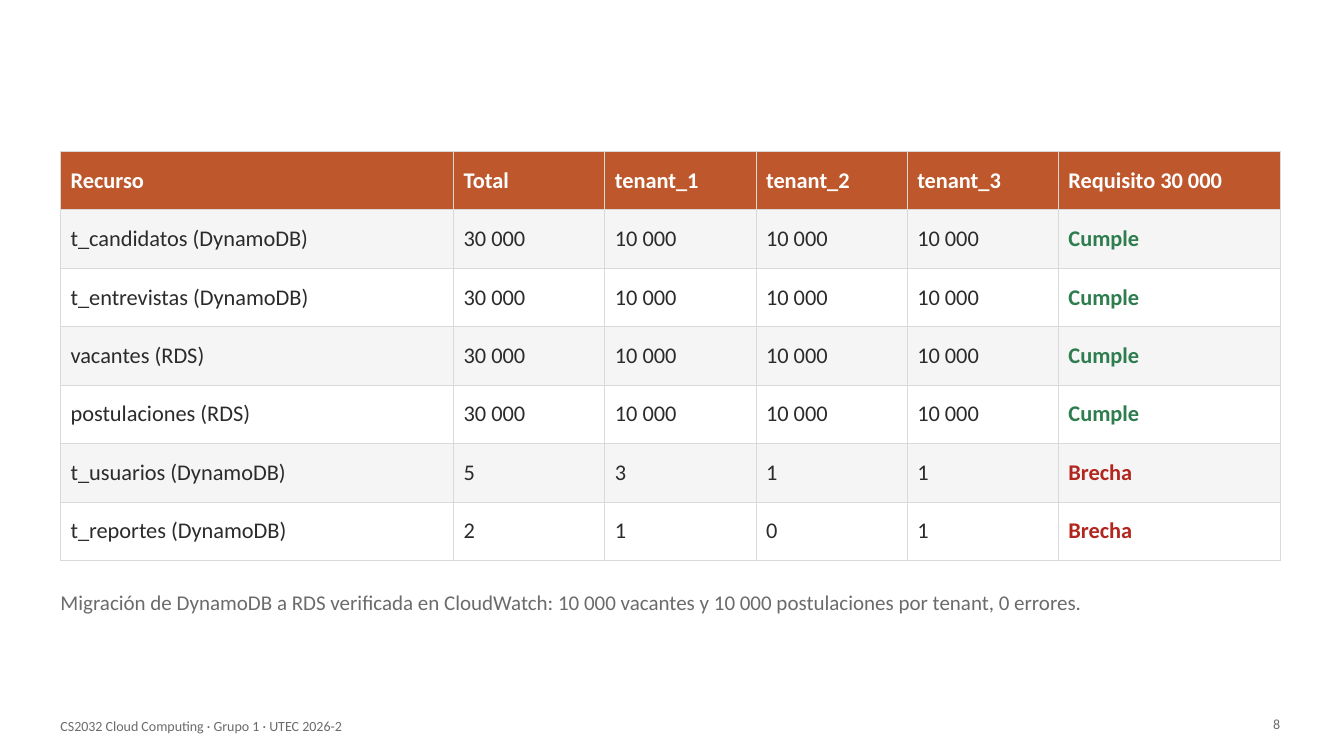
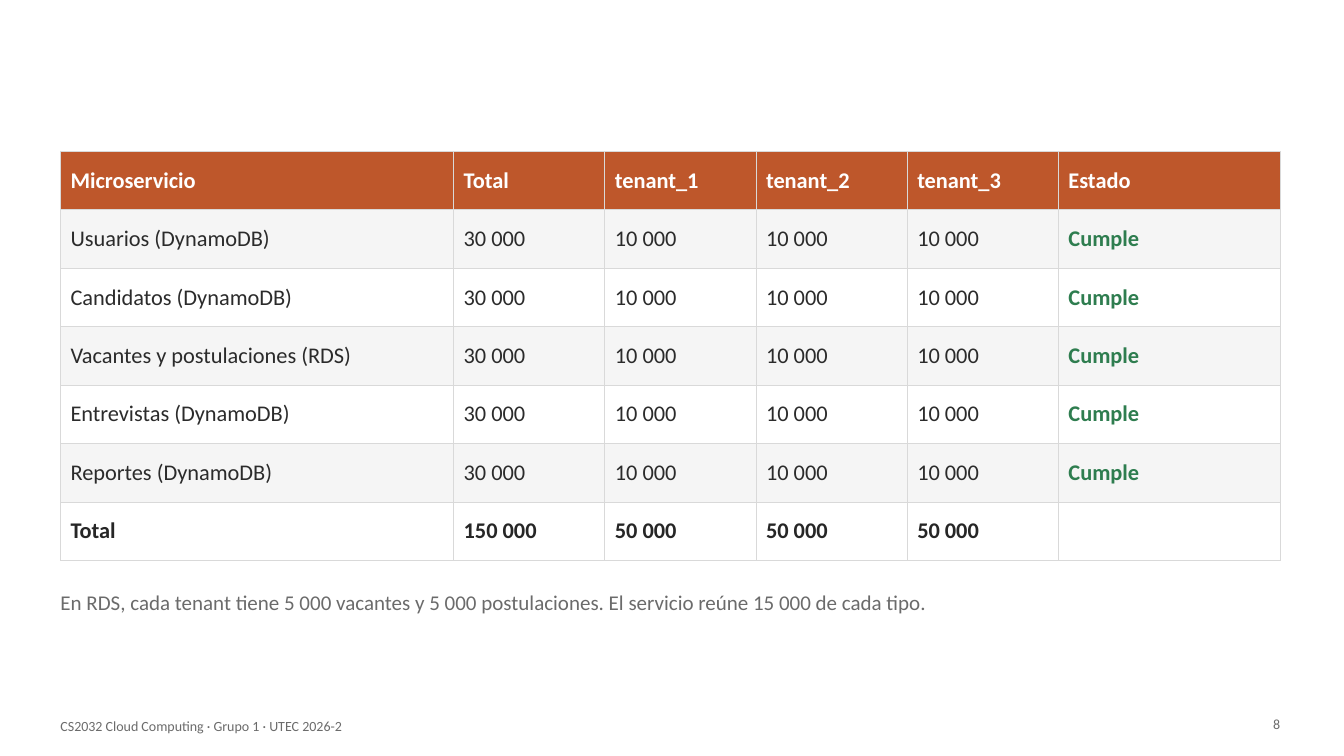
Before and after one commit to santiagodavila-ops/Proyecto-Final-Cloud-Computing-v2, a slide deck: slide 8 of presentacion/Presentacion_CS2032_Grupo1.pptx. Drawn at 1344x756 pixels with LibreOffice and Linux fonts; fonts in the diff are those of the drawing. Boxes give left, top, right and bottom in pixels: in the first picture for what was removed or moved away, otherwise in the second. Text is boxed around its words. In the diff, an @@ line names an element or a change of style, - is before the commit and + after.

```diff
--- a/presentacion/Presentacion_CS2032_Grupo1.pptx
+++ b/presentacion/Presentacion_CS2032_Grupo1.pptx
@@ table at (x1=60, y1=151, x2=1280, y2=561) @@
-row 1, column 1: Recurso
+row 1, column 1: Microservicio
-row 1, column 6: Requisito 30 000
+row 1, column 6: Estado
-row 2, column 1: t_candidatos (DynamoDB)
+row 2, column 1: Usuarios (DynamoDB)
-row 3, column 1: t_entrevistas (DynamoDB)
+row 3, column 1: Candidatos (DynamoDB)
-row 4, column 1: vacantes (RDS)
+row 4, column 1: Vacantes y postulaciones (RDS)
-row 5, column 1: postulaciones (RDS)
+row 5, column 1: Entrevistas (DynamoDB)
-row 6: t_usuarios (DynamoDB) | 5 | 3 | 1 | 1 | Brecha
+row 6: Reportes (DynamoDB) | 30 000 | 10 000 | 10 000 | 10 000 | Cumple
-row 7: t_reportes (DynamoDB) | 2 | 1 | 0 | 1 | Brecha
+row 7: Total | 150 000 | 50 000 | 50 000 | 50 000 | 
@@ text at (x1=60, y1=595, x2=925, y2=614): text changed @@
-Migración de DynamoDB a RDS verificada en CloudWatch: 10 000 vacantes y 10 000 postulaciones por tenant, 0 errores.
+En RDS, cada tenant tiene 5 000 vacantes y 5 000 postulaciones. El servicio reúne 15 000 de cada tipo.
```
Also in this commit, not shown: 15 other slides changed, 2 other files.
